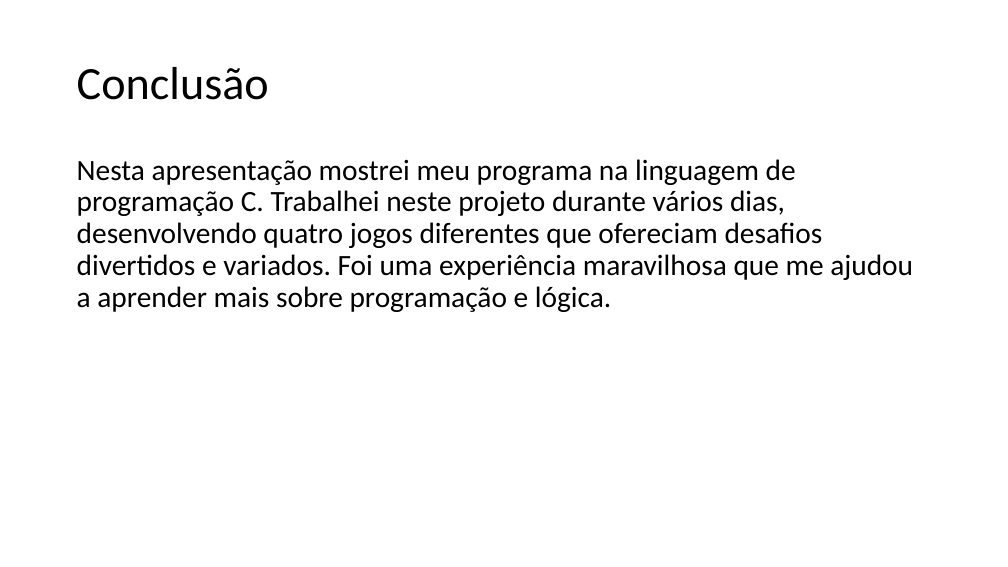
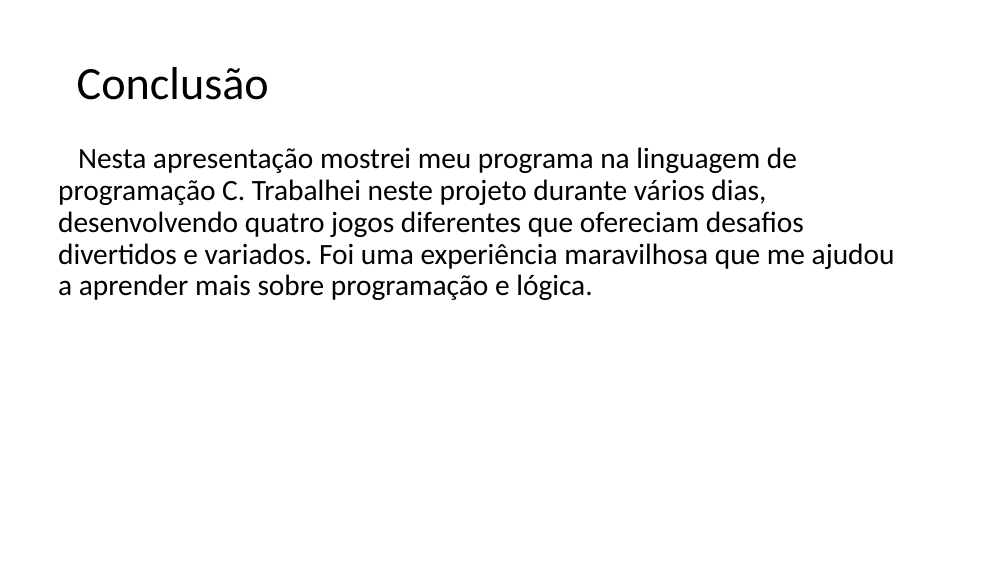
Before and after one commit to hionjk/c-games, a slide deck: slide 10 of Jogos_em_c.pptx (slide 9 before the commit). Drawn at 1008x567 pixels with LibreOffice and Linux fonts; fonts in the diff are those of the drawing. Boxes give left, top, right and bottom in pixels: in the first picture for what was removed or moved away, otherwise in the second. Text is boxed around its words. In the diff, an @@ line names an element or a change of style, - is before the commit and + after.

```diff
--- a/Jogos_em_c.pptx
+++ b/Jogos_em_c.pptx
@@ text "Nesta apresentação mostrei meu programa ...": place and size @@
-text "Nesta apresentação mostrei meu programa ..." at [77,159,913,312]
+text "Nesta apresentação mostrei meu programa ..." at [58,147,895,300]
@@ text "Nesta apresentação mostrei meu programa ..." at [58,147,895,300]: indent changed @@
```
Also in this commit, not shown: 8 other slides changed, 1 slide added.
